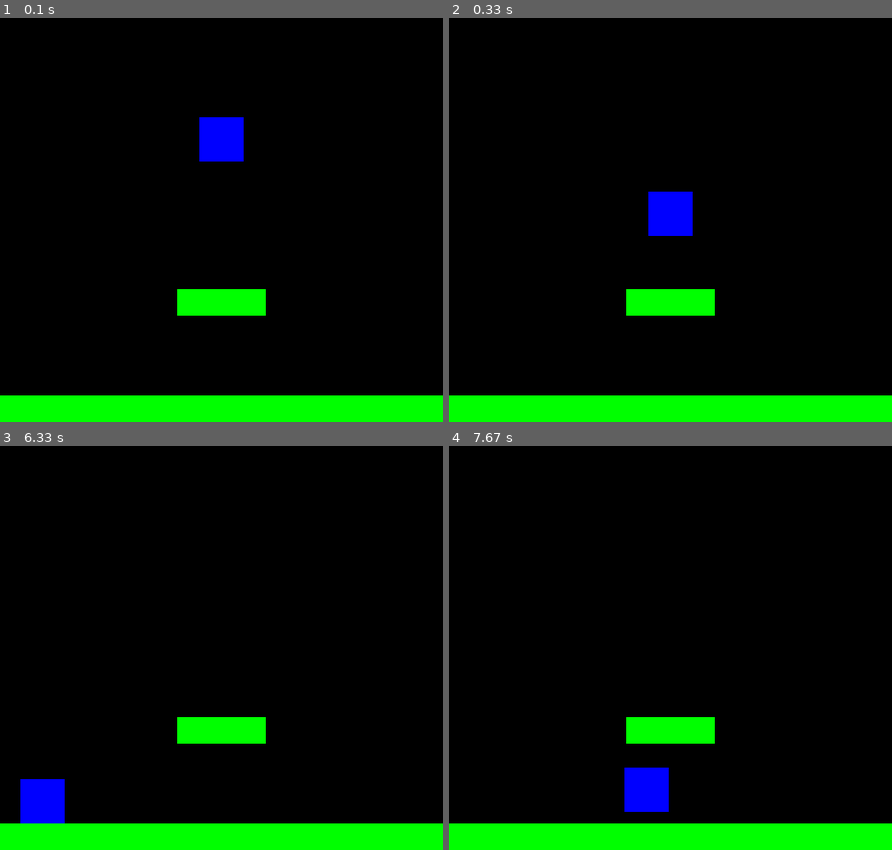
Above: before the commit, frames 1-4 (two rows, left to right).
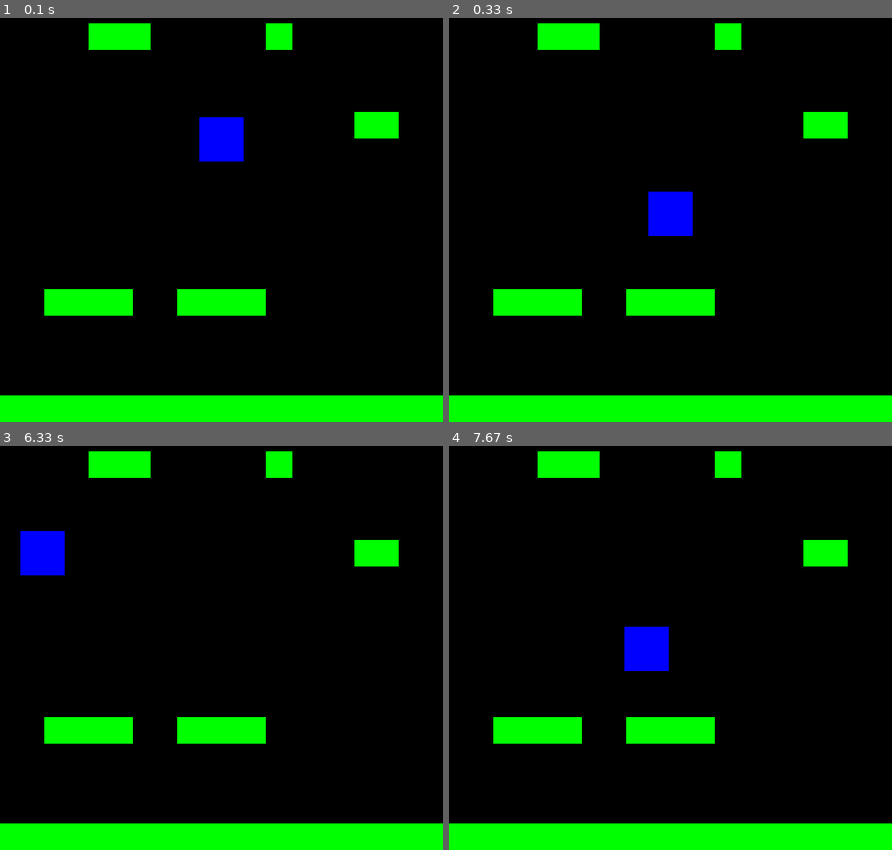
Above: after the commit, the same moments.

Repository: ProjeYonetimiDersi/Butunleme-Pygame
Game: pygame game, started from projeyonetimiButunleme/main.py
Two runs of this game, one before a commit and one after it. Both use one fixed random seed, a clock stepped at 60 frames per second and the inputs below.
Inputs:
- Up to frame 1 (0.1 s): no input
- Up to frame 2 (0.33 s): no input
- Up to frame 3 (6.33 s): hold Left 0.33-0.87 s; hold Left 0.9-1.3 s; hold Right 1.33-1.97 s; hold Left 2-2.47 s; hold Right 2.5-2.97 s; tap Space at 3, 3.4, 3.7, 3.9, 4.2, 4.47, 4.77, 4.9, 5.2, 5.57, 5.87, 6.07 s; hold Right 3.33-3.8 s; hold Left 3.83-4.37 s; hold Left 4.4-4.8 s; hold Right 4.83-5.47 s; hold Left 5.5-5.97 s; hold Right from 6 s (still down)
- Up to frame 4 (7.67 s): tap Space at 6.37, 6.57, 6.87, 7.07, 7.37, 7.63 s; release Right at 6.47 s; hold Right 6.5-6.97 s; hold Left 7-7.53 s; hold Left from 7.57 s (still down)

The runs differ from the first frame. In frame 1, 3.3% of the frame differs, in the area x 10-90%, y 1-74%; in frame 2, 3.3%; in frame 3, 5.5%, in the area x 4-90%, y 1-94%; in frame 4, 5.5%.

Commit message:
Platformların aşağıya kayması sağlandı ve yeni platformlar eklendi.

Diff:
--- a/projeyonetimiButunleme/main.py
+++ b/projeyonetimiButunleme/main.py
@@ -16,9 +16,17 @@
 
         p1 = Platform(0, HEIGHT-30, WIDTH, 40)
         p2 = Platform(WIDTH/2-50, 500, 100, 30)
+        p3 = Platform(400, 300, 50, 30)
+        p4 = Platform(300, 200, 30, 30)
+        p5 = Platform(100, 200, 70, 30)
+        p6 = Platform(50, 500, 100, 30)
 
         self.platforms.add(p1)
         self.platforms.add(p2)
+        self.platforms.add(p3)
+        self.platforms.add(p4)
+        self.platforms.add(p5)
+        self.platforms.add(p6)
 
 
         self.player = Player(self)
@@ -27,6 +35,11 @@
         self.all_sprites.add(self.player)
         self.all_sprites.add(p1)
         self.all_sprites.add(p2)
+        self.all_sprites.add(p3)
+        self.all_sprites.add(p4)
+        self.all_sprites.add(p5)
+        self.all_sprites.add(p6)
+
 
 
         self.run()
@@ -52,11 +65,18 @@
                 self.player.hiz.y = 0
                 self.player.rect.bottom = carpismalar[0].rect.top
 
-        if self.player.hiz.y < 0:
-            carpismalar = pygame.sprite.spritecollide(self.player, self.platforms, dokill = False)
-            if carpismalar:
-                self.player.hiz.y = 0
-                self.player.rect.top = carpismalar[0].rect.bottom
+        if self.player.rect.top < HEIGHT/4:
+            self.player.rect.y += abs(self.player.hiz.y)
+            for plat in self.platforms:
+                plat.rect.y += abs(self.player.hiz.y)
+                if plat.rect.top >= HEIGHT:
+                    plat.kill()
+
+        while len(self.platforms) < 6:
+            genislik = random.randrange(50, 100)
+            p = Platform(random.randrange(0, WIDTH-genislik), random.randrange(-75, -20), genislik, 30)
+            self.platforms.add(p)
+            self.all_sprites.add(p)
 
         pygame.display.update()
 
